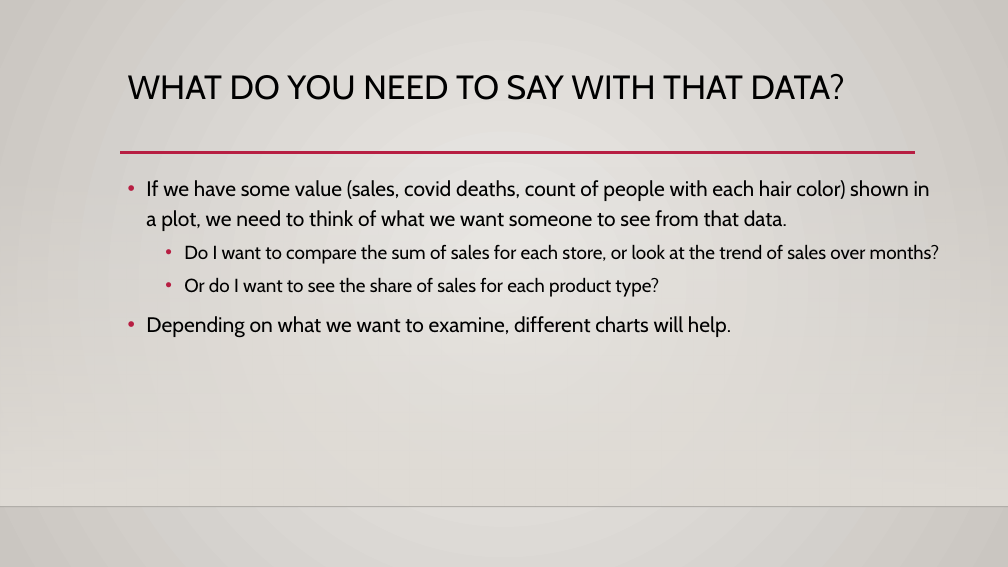
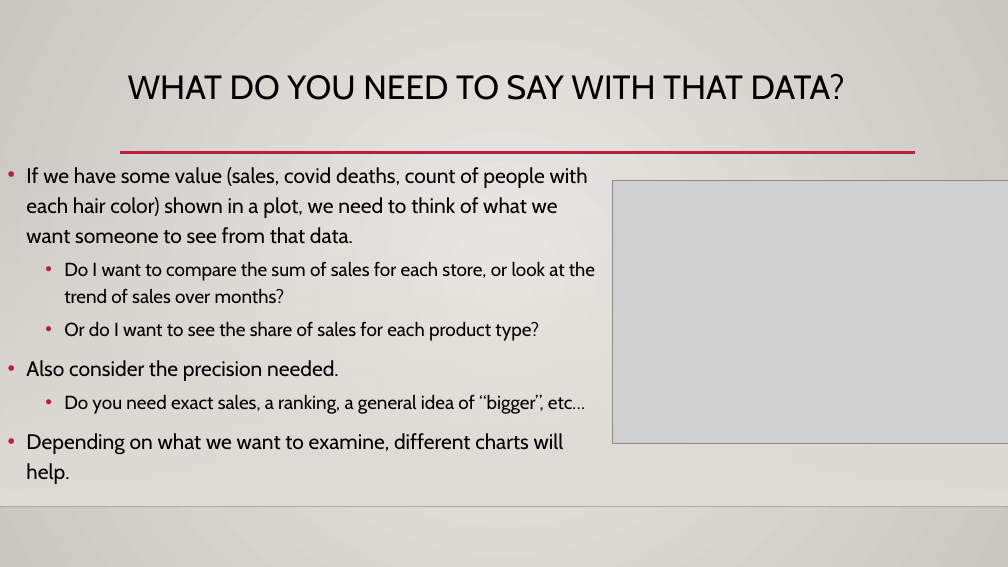
Before and after one commit to AkeemSemper/ml_datasets, a slide deck: slide 21 of slides/chapter_5.pptx (slide 19 before the commit). Drawn at 1008x567 pixels with LibreOffice and Linux fonts; fonts in the diff are those of the drawing; grey boxes stand for pictures; background and template pictures are left out. Boxes give left, top, right and bottom in pixels: in the first picture for what was removed or moved away, otherwise in the second. Text is boxed around its words. In the diff, an @@ line names an element or a change of style, - is before the commit and + after.

```diff
--- a/slides/chapter_5.pptx
+++ b/slides/chapter_5.pptx
@@ text "If we have some value ...": place and size @@
-text "If we have some value ..." at <box>146,180,940,338</box>
+text "If we have some value ..." at <box>26,167,595,484</box>
@@ picture added at <box>613,180,1008,443</box> @@
@@ text at <box>26,360,585,414</box>: paragraphs added @@
+• Also consider the precision needed.
+  • Do you need exact sales, a ranking, a general idea of “bigger”, etc…
```
Also in this commit, not shown: 14 other slides changed, 2 slides added, 1 slide removed.
